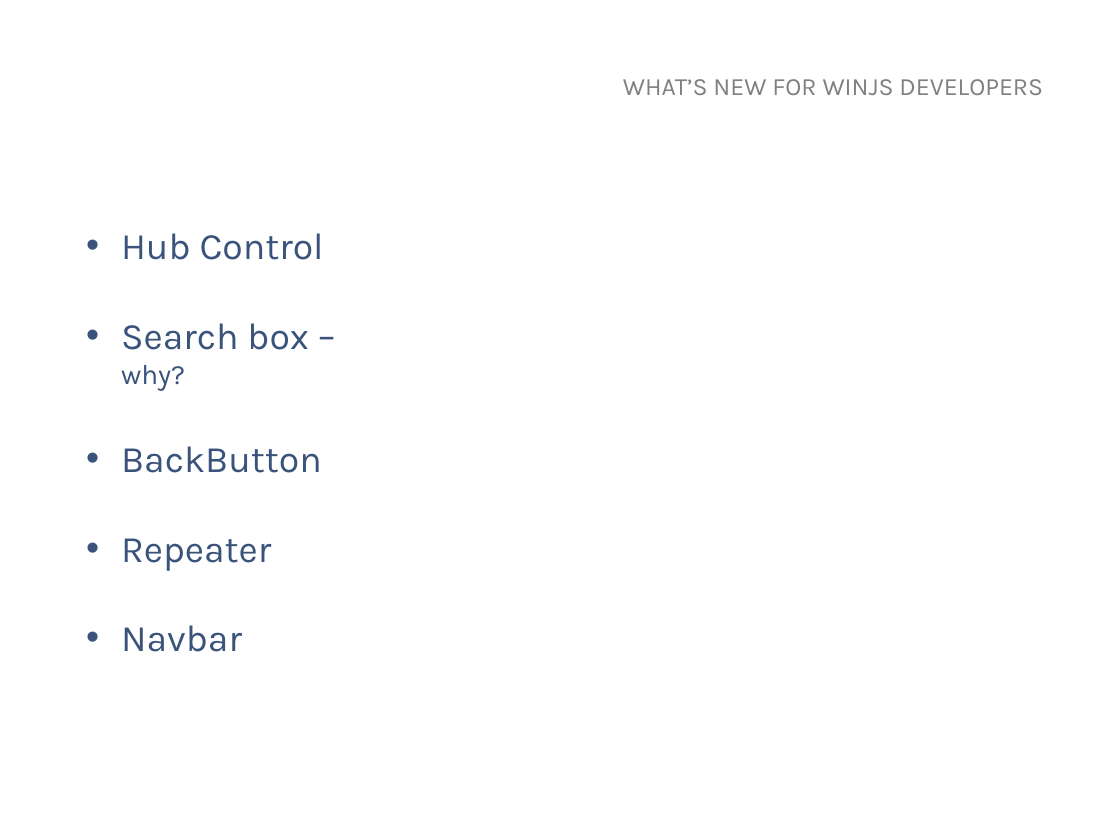
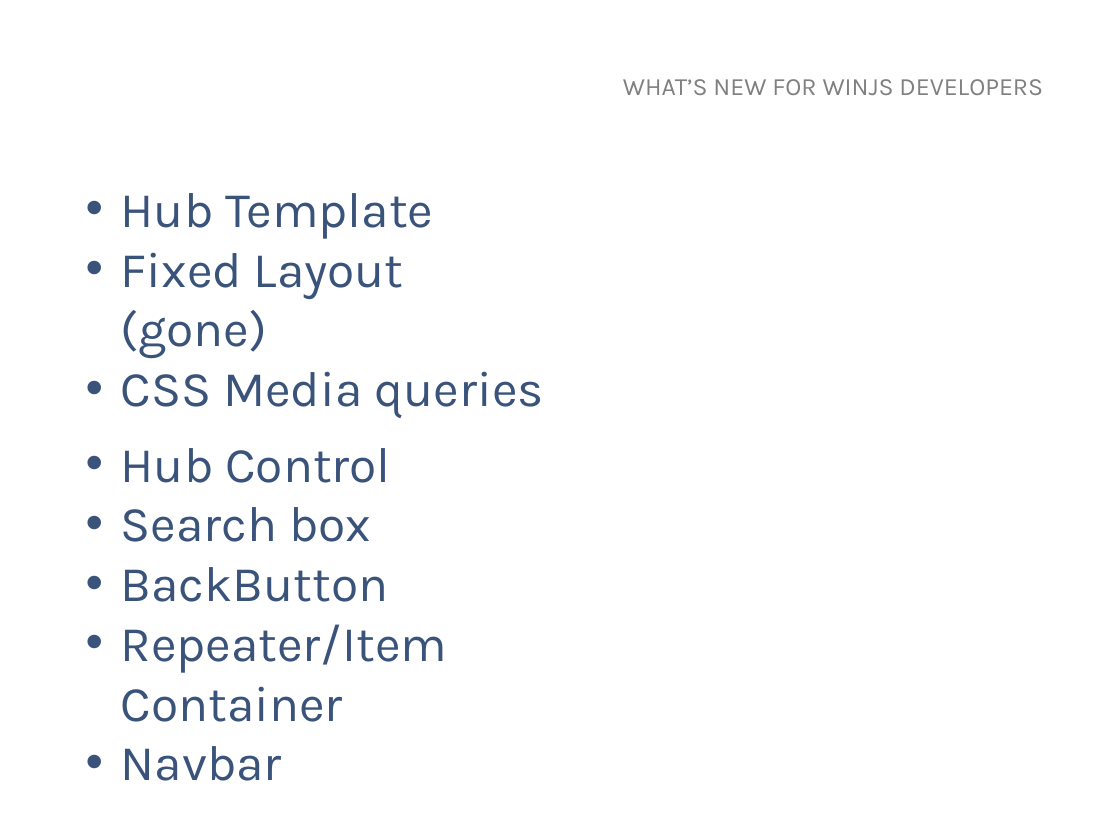
Before and after one commit to MarkerMetro/MarkerMetro.Talks, a slide deck: slide 12 of WhatsNewInWindows81/WhatsNewInWindows81.pptx. Drawn at 1120x840 pixels with LibreOffice and Linux fonts; fonts in the diff are those of the drawing; background and template pictures are left out. Boxes give left, top, right and bottom in pixels: in the first picture for what was removed or moved away, otherwise in the second. Text is boxed around its words. In the diff, an @@ line names an element or a change of style, - is before the commit and + after.

```diff
--- a/WhatsNewInWindows81/WhatsNewInWindows81.pptx
+++ b/WhatsNewInWindows81/WhatsNewInWindows81.pptx
@@ text added at <box>121,193,543,418</box>, 32 pt, text #3A537B @@
+• Hub Template
+• Fixed Layout (gone)
+• CSS Media queries
@@ text "Hub Control": place and size @@
-text "Hub Control" at <box>121,233,324,652</box>
+text "Hub Control" at <box>121,448,448,781</box>
@@ text at <box>121,448,391,781</box>: size 24 to 32 pt in "Hub Control", "BackButton", "Navbar" @@
@@ text at <box>121,507,371,542</box>: text changed; size 24 to 32 pt @@
-• Search box – why?
+• Search box
@@ text at <box>121,624,448,722</box>: text changed; size 24 to 32 pt @@
-• Repeater
+• Repeater/Item Container
```
